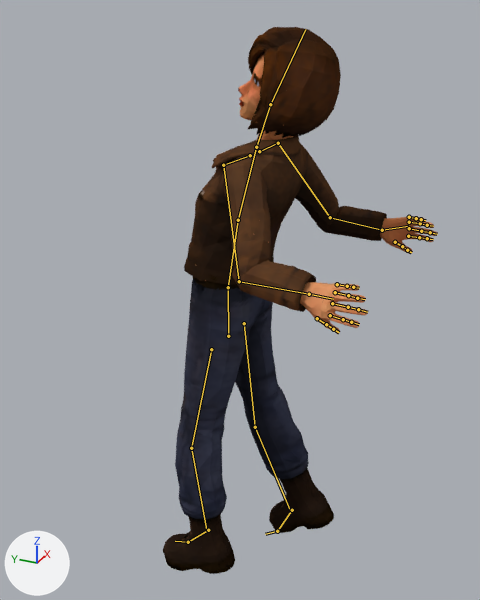
An edit to the Blender file creatures/humans/sarah_meshy/game_ready/sarah_meshy_proto.blend, drawn before and after from the same camera.
Rendered twice from a 50 mm lens placed at (-1.586, -0.821, 1.677), pointed at (0.021, -0.098, 0.874). Every picture has the same lights, and +X, +Y and +Z are marked at lower left. The first picture is the older version. Both versions are drawn at frame 3 of the action 'scared_reaction'; the numbers are the values there. The bones that bend it are drawn over the model as lines.

Names of what the first picture shows: 'Sarah_Meshy_Body'.
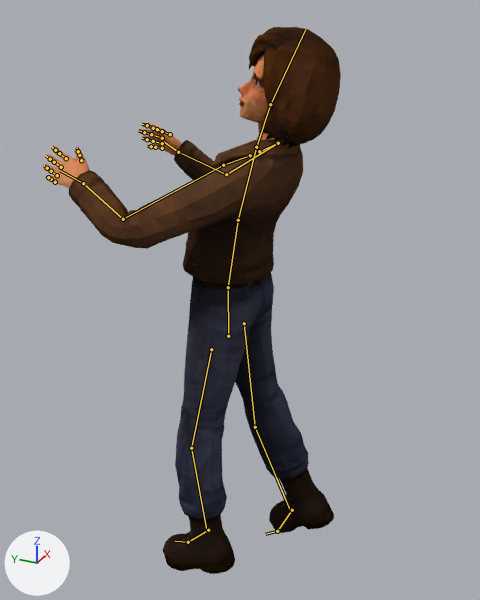
Edits to the scene script, one JSON object a line:
```json
{"block": "bone_leftupperarm", "where": "bone_leftupperarm = bpy.data.objects['Sarah_Meshy_Rig'].pose.bones['LeftUpperArm']  # child of 'LeftShoulder'"}
{"op": "set", "path": "bone_leftupperarm.rotation_euler", "old": "(-0.663, 0.0, 0.14)", "new": "(0.663, 0.0, 0.14)", "note": "degrees (-38, 0, 8) -> degrees (38, 0, 8)"}
{"block": "bone_leftlowerarm", "where": "bone_leftlowerarm = bpy.data.objects['Sarah_Meshy_Rig'].pose.bones['LeftLowerArm']  # child of 'LeftUpperArm'"}
{"op": "set", "path": "bone_leftlowerarm.rotation_euler", "old": "(-1.152, 0.0, 0.0)", "new": "(1.152, 0.0, 0.0)", "note": "degrees (-66, 0, 0) -> degrees (66, 0, 0)"}
{"block": "bone_lefthand", "where": "bone_lefthand = bpy.data.objects['Sarah_Meshy_Rig'].pose.bones['LeftHand']  # child of 'LeftLowerArm'"}
{"op": "set", "path": "bone_lefthand.rotation_euler", "old": "(0.244, 0.0, 0.0)", "new": "(0.0, 0.0, 0.175)", "note": "degrees (14, 0, 0) -> degrees (0, 0, 10)"}
{"block": "bone_rightupperarm", "where": "bone_rightupperarm = bpy.data.objects['Sarah_Meshy_Rig'].pose.bones['RightUpperArm']  # child of 'RightShoulder'"}
{"op": "set", "path": "bone_rightupperarm.rotation_euler", "old": "(-0.663, 0.0, -0.14)", "new": "(0.663, 0.0, -0.14)", "note": "degrees (-38, 0, -8) -> degrees (38, 0, -8)"}
{"block": "bone_rightlowerarm", "where": "bone_rightlowerarm = bpy.data.objects['Sarah_Meshy_Rig'].pose.bones['RightLowerArm']  # child of 'RightUpperArm'"}
{"op": "set", "path": "bone_rightlowerarm.rotation_euler", "old": "(-1.152, 0.0, 0.0)", "new": "(1.152, 0.0, 0.0)", "note": "degrees (-66, 0, 0) -> degrees (66, 0, 0)"}
{"block": "bone_righthand", "where": "bone_righthand = bpy.data.objects['Sarah_Meshy_Rig'].pose.bones['RightHand']  # child of 'RightLowerArm'"}
{"op": "set", "path": "bone_righthand.rotation_euler", "old": "(-0.244, 0.0, 0.0)", "new": "(0.0, 0.0, 0.175)", "note": "degrees (-14, 0, 0) -> degrees (0, 0, 10)"}
```

What differs and where, as boxes [x1, y1, x2, y2] in the pictures (480 x 600 px):
```json
{"object": "Sarah_Meshy_Body", "change": "posed", "before": [163, 27, 437, 574], "after": [43, 27, 341, 574], "on screen": "9% wider"}
{"bone": "LeftUpperArm", "before": "(223, 165) to (239, 281)", "after": "(223, 165) to (123, 219)"}
{"bone": "LeftLowerArm", "before": "(239, 281) to (309, 294)", "after": "(123, 219) to (83, 183)"}
{"bone": "LeftHand", "before": "(309, 294) to (333, 299)", "after": "(83, 183) to (60, 170)"}
{"bone": "RightUpperArm", "before": "(278, 143) to (330, 217)", "after": "(278, 143) to (226, 174)"}
{"bone": "RightLowerArm", "before": "(330, 217) to (382, 230)", "after": "(226, 174) to (178, 152)"}
{"bone": "RightHand", "before": "(382, 230) to (409, 226)", "after": "(178, 152) to (162, 140)"}
```
